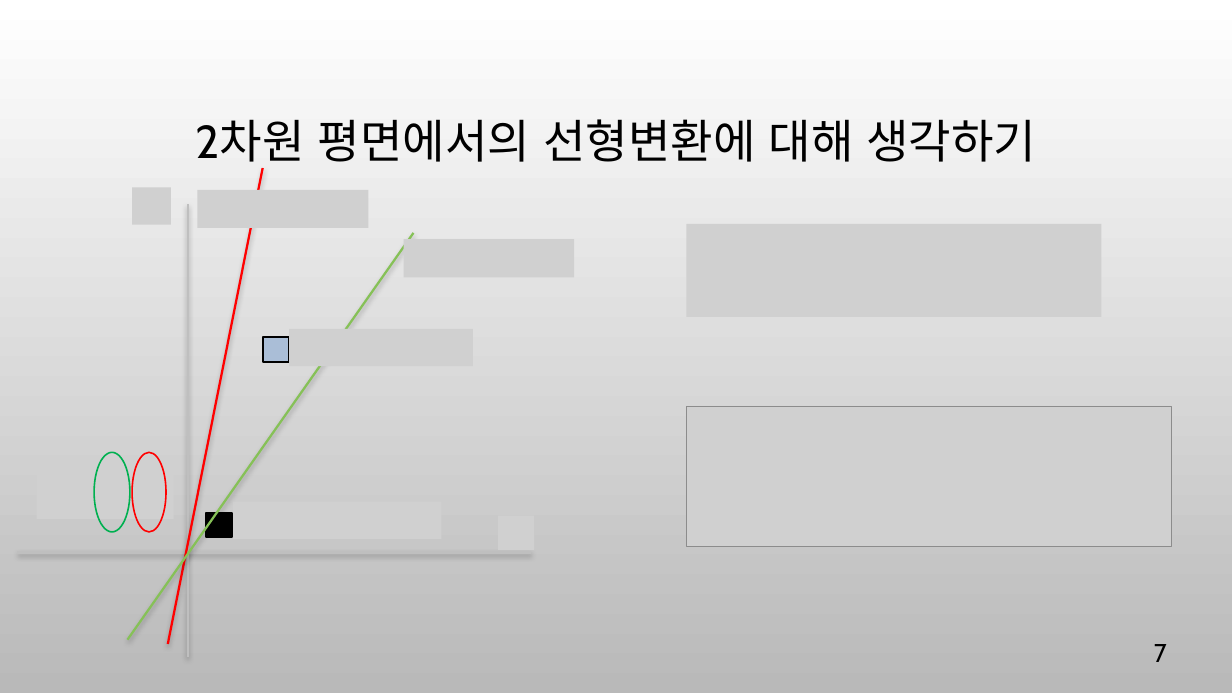
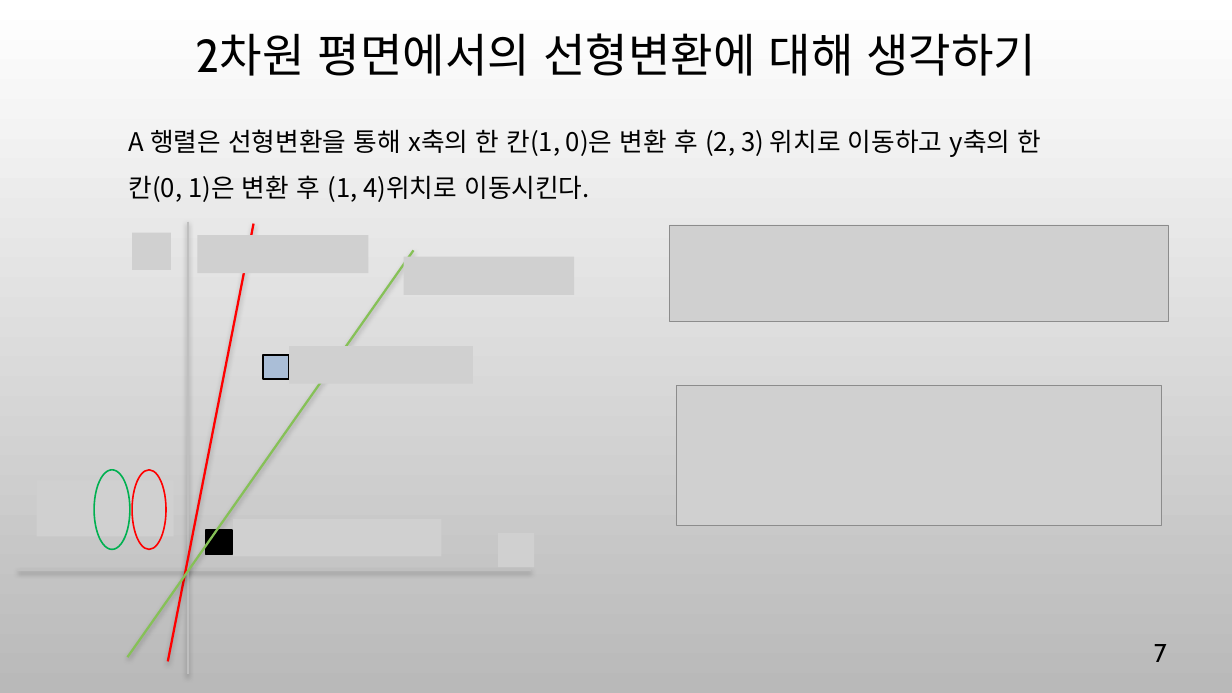
Before and after one commit to ancestor9/mathematics-for-machine-learning, a slide deck: slide 7 of Linear_Algebra/w5_PCA_linear_transformation.pptx. Drawn at 1232x693 pixels with LibreOffice and Linux fonts; fonts in the diff are those of the drawing; grey boxes stand for pictures; background and template pictures are left out. Boxes give left, top, right and bottom in pixels: in the first picture for what was removed or moved away, otherwise in the second. Text is boxed around its words. In the diff, an @@ line names an element or a change of style, - is before the commit and + after.

```diff
--- a/Linear_Algebra/w5_PCA_linear_transformation.pptx
+++ b/Linear_Algebra/w5_PCA_linear_transformation.pptx
@@ title "2차원 평면에서의 선형변환에 대해 생각하기" rewrapped from [195, 119, 1036, 169] to [195, 33, 1036, 76] @@
@@ text added at [129, 129, 1042, 202], 20 pt, text #000000 @@
+A 행렬은 선형변환을 통해 x축의 한 칸(1, 0)은 변환 후 (2, 3) 위치로 이동하고 y축의 한 칸(0, 1)은 변환 후 (1, 4)위치로 이동시킨다.
@@ picture removed at [132, 188, 171, 225] @@
@@ picture removed at [198, 190, 369, 228] @@
@@ picture added at [132, 233, 171, 270] @@
@@ line moved from (262, 168) - (168, 644) to (253, 224) - (168, 662) @@
@@ picture added at [198, 235, 369, 273] @@
@@ picture: place and size @@
-picture at [687, 224, 1102, 317]
+picture at [670, 226, 1168, 323]
@@ 3 pictures, 2 rectangles, 1 line: place and size @@
-3 pictures, 2 rectangles, 1 line at [37, 204, 575, 657]
+3 pictures, 2 rectangles, 1 line at [37, 222, 575, 675]
@@ picture: place and size @@
-picture at [687, 406, 1173, 546]
+picture at [677, 385, 1163, 526]
@@ 2 lines, 2 ellipses, 2 pictures: place and size @@
-2 lines, 2 ellipses, 2 pictures at [18, 233, 534, 640]
+2 lines, 2 ellipses, 2 pictures at [18, 250, 534, 657]
```
Also in this commit, not shown: 12 other slides changed, 2 slides added, 5 slides removed, 1 other file.
